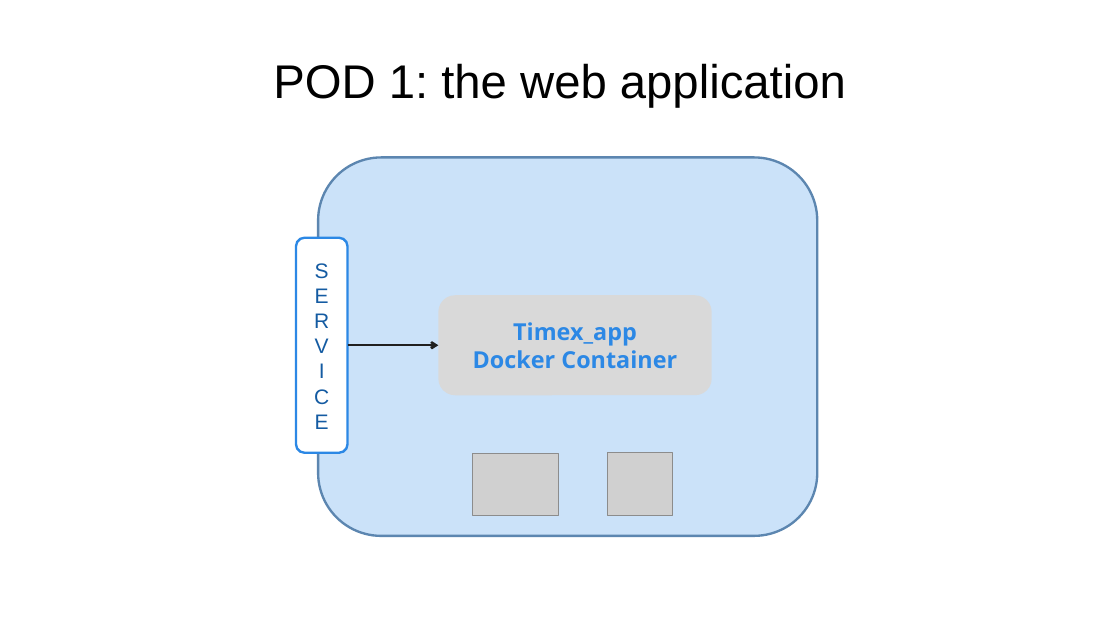
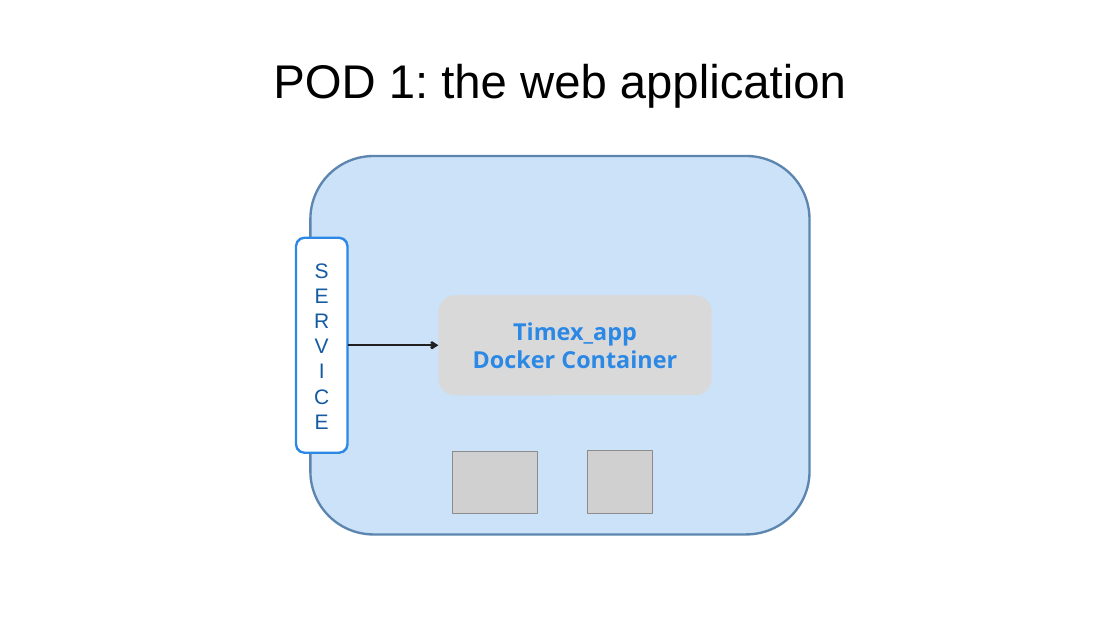
Before and after one commit to DhiriaDev/TIMEX, a slide deck: slide 3 of Documents/timexKubernetes.pptx. Drawn at 1120x630 pixels with LibreOffice and Linux fonts; fonts in the diff are those of the drawing; grey boxes stand for pictures. Boxes give left, top, right and bottom in pixels: in the first picture for what was removed or moved away, otherwise in the second. Text is boxed around its words. In the diff, an @@ line names an element or a change of style, - is before the commit and + after.

```diff
--- a/Documents/timexKubernetes.pptx
+++ b/Documents/timexKubernetes.pptx
@@ rounded rectangle moved from (x1=318, y1=157, x2=818, y2=536) to (x1=311, y1=156, x2=810, y2=535) @@
@@ picture moved from (x1=473, y1=454, x2=559, y2=515) to (x1=452, y1=452, x2=538, y2=513) @@
@@ picture moved from (x1=607, y1=453, x2=673, y2=515) to (x1=587, y1=451, x2=653, y2=513) @@
```
Also in this commit, not shown: 3 other slides changed, 1 slide added.
